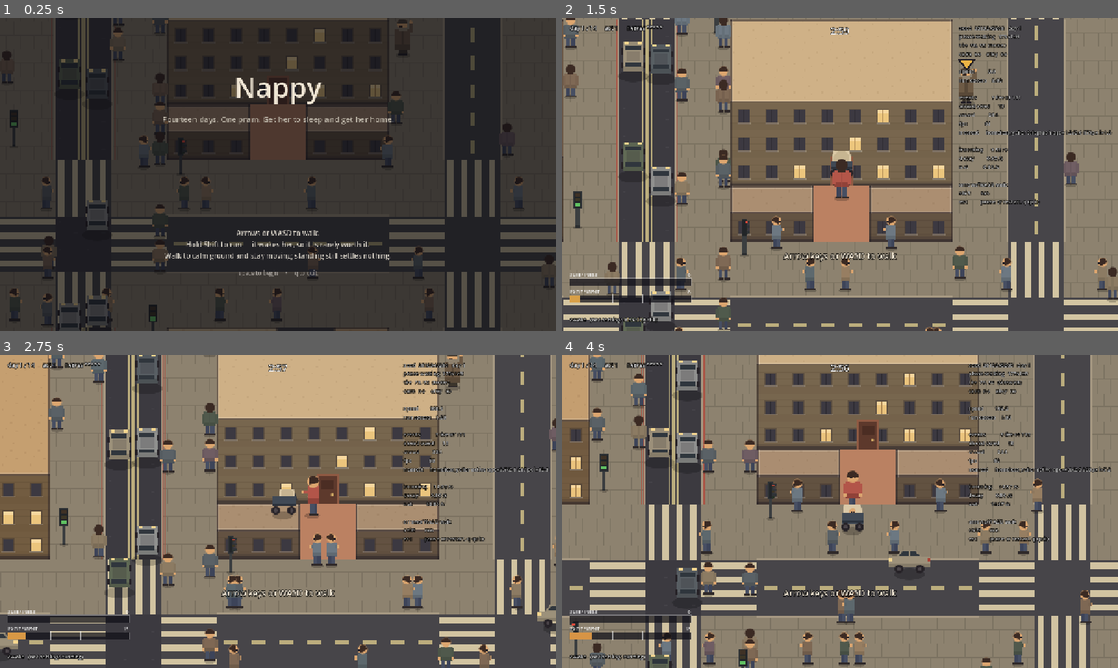
Above: before the commit, frames 1-4 (two rows, left to right).
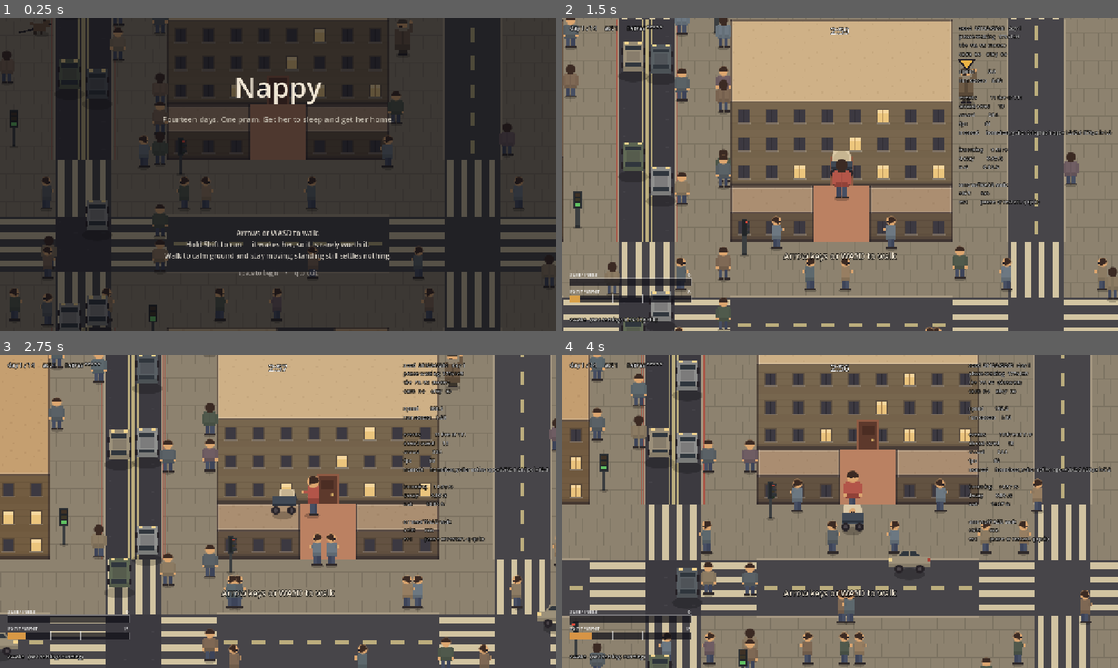
Above: after the commit, the same moments.

Repository: JosuaKrause/nappy
Game: Godot game, scene res://scenes/main.tscn
The game is run twice, just before and just after one commit, with the same random seed, the same clock (stepped at 60 frames per second) and the same inputs.
Inputs (mouse positions are in pixels of both pictures, inside the frame that each line leads up to):
- Up to frame 1 (0.25 s): no input
- Up to frame 2 (1.5 s): tap Enter (ui_accept) at 0.5, 0.77 s; move the mouse to (812, 237) at 0.52 s; hold Up (move_up) 0.53-1.25 s; hold Shift (run) 0.53-1.25 s; click (812, 237) at 0.67 s; drag from (1006, 221) to (812, 237) at 1.27 s
- Up to frame 3 (2.75 s): move the mouse to (111, 464) at 2.02 s; hold Left (move_left) from 2.03 s (still down); hold Shift (run) from 2.03 s (still down)
- Up to frame 4 (4 s): release Left (move_left) at 2.75 s; release Shift (run) at 2.75 s; drag from (867, 511) to (673, 464) at 2.77 s; move the mouse to (756, 433) at 3.52 s; hold Down (move_down) from 3.53 s (still down); hold Shift (run) from 3.53 s (still down); tap R at 3.6 s; tap Enter (ui_accept) at 3.77 s

The runs differ from the first frame. In frame 1, less than 0.1% of the frame differs, in the area x 3-10%, y 0-6%; in frame 2, less than 0.1%; in frame 3, less than 0.1%; in frame 4, less than 0.1%, in the area x 78-85%, y 24-27%.

Commit message:
Don't place events near calm she has not used, instead of deleting them
"Why are 7-9 unvisited calm areas spoiled? Just don't place events
there!"

The whole framing was a repair. _ensure_one_usable_park planned the day
in full and then deleted whatever had landed on the calm -- and it
returned early as soon as any one area came out clean, so playtest 14's
rule ("every calm area she has not used this act stays clean, not just
one of them") only ran on the days the older rule had already failed.
Measured over 64 planned days: the early return fires on 25-75% of them,
and on a raw day 6.4 to 7.6 of the seven-to-nine unvisited areas are
spoiled. The real promise was "one of the nine is clean and you cannot
tell which", which is the complaint that produced the rule.

Four ways to price the repair were measured and offered, and all four
were the wrong question. _calm_to_leave_alone refuses the ground instead:
the calm of every area she has not settled in this act is denied to
_place_one, checked against the candidate's whole field and path rather
than its tile, before the spacing rules because it is about the ground
rather than about what is already on it and because it cannot bend.

Better on both axes, which is why the options were worth throwing away.
Every unvisited area is clean on 64 days of 64, and the density went up
rather than down -- day 1 118.4 to 124.6 placed, day 14 204.9 to 223.4 --
because the budget is no longer spent on events that were about to be
deleted.

What stays: _ensure_one_usable_park, for the one case placement cannot
answer (she has settled in every area there is, so nothing was
protected), and the two exemptions that keep a park contested rather than
sterile -- an ambient playground and a scar, neither of which goes
through _place_one at all.

And a test that holds the new rule over a whole run rather than a list of
days, because the used set only exists as a run: it grows through an act,
empties at the boundary, and the day after it empties is the day the rule
protects the most ground. Nothing asserted this before --
_test_one_park_stays_usable asks whether *some* area survived, which one
lucky area out of nine satisfied for fourteen milestones.

Co-Authored-By: Claude Opus 5 <noreply@anthropic.com>
Claude-Session: https://claude.ai/code/session_01AwbNffy8r23NtrP7ZaSkFS

Diff:
--- a/src/events/event_scheduler.gd
+++ b/src/events/event_scheduler.gd
@@ -144,12 +144,15 @@
 	# exactly one day and a cache with a shorter life than its invalidation rule is a bug waiting.
 	var ground := {}
 
+	# The calm she has not used yet, which nothing today may be placed near. See `_calm_to_leave_alone`.
+	var leave_alone := _calm_to_leave_alone(map, used_calm)
+
 	planned.append_array(_place_ambient(day, map))
 	planned.append_array(_place_scars(day, scars))
-	_place_scripted(day, _stream(base, 1), map, planned, ground)
-	_place_one_shots(day, _stream(base, 2), map, consumed_one_shots, planned, ground)
+	_place_scripted(day, _stream(base, 1), map, planned, ground, leave_alone)
+	_place_one_shots(day, _stream(base, 2), map, consumed_one_shots, planned, ground, leave_alone)
 	_spoil_the_parks_she_used(day, _stream(base, 3), map, planned, used_calm)
-	_fill_with_recurring(day, base, map, planned, ground)
+	_fill_with_recurring(day, base, map, planned, ground, leave_alone)
 	_ensure_the_run_is_taught(day, planned)
 
 	_ensure_one_usable_park(map, planned, used_calm)
@@ -431,14 +434,15 @@
 	return planned
 
 static func _place_scripted(day: int, rng: RandomNumberGenerator, map: CityMap,
-		planned: Array[Planned], ground := {}) -> void:
+		planned: Array[Planned], ground := {}, leave_alone: Array[Rect2] = []) -> void:
 	for def in EventCatalogue.of_kind(GameEnums.EventKind.SCRIPTED, day):
-		var placement := _place_one(def, rng, map, planned, ground)
+		var placement := _place_one(def, rng, map, planned, ground, leave_alone)
 		if placement:
 			planned.append(placement)
 
 static func _place_one_shots(day: int, rng: RandomNumberGenerator, map: CityMap,
-		consumed: Array[String], planned: Array[Planned], ground := {}) -> void:
+		consumed: Array[String], planned: Array[Planned], ground := {},
+		leave_alone: Array[Rect2] = []) -> void:
 	for def in EventCatalogue.of_kind(GameEnums.EventKind.ONE_SHOT, day):
 		if def.id in consumed:
 			continue
@@ -454,7 +458,7 @@
 			Telemetry.note("roll", "one-shot %s: %.2f > %.2f — not today"
 					% [def.id, roll, threshold])
 			continue
-		var placement := _place_one(def, rng, map, planned, ground)
+		var placement := _place_one(def, rng, map, planned, ground, leave_alone)
 		if not placement:
 			# The roll passed and the city had nowhere to put it, so the one-shot is *not*
 			# consumed and will be rolled for again tomorrow. Worth a line of its own: from
@@ -477,7 +481,7 @@
 ## run's own history has changed the ground: a scar still displaces the events it actually stands
 ## on, and every other event is where it was yesterday.
 static func _fill_with_recurring(day: int, base: int, map: CityMap,
-		planned: Array[Planned], ground := {}) -> void:
+		planned: Array[Planned], ground := {}, leave_alone: Array[Rect2] = []) -> void:
 	var eligible := EventCatalogue.of_kind(GameEnums.EventKind.RECURRING, day)
 	if eligible.is_empty():
 		return
@@ -497,7 +501,7 @@
 			break
 		var rng := _stream(base, FILL_SALT + attempt)
 		var def := _pick_weighted(affordable, rng)
-		var placement := _place_one(def, rng, map, planned, ground)
+		var placement := _place_one(def, rng, map, planned, ground, leave_alone)
 		if not placement:
 			continue
 		planned.append(placement)
@@ -530,7 +534,7 @@
 ## The fallback is the roomiest candidate offered rather than nothing, because a scripted event
 ## has to happen: on a map with fifty events on it the honest answer is the best spot left.
 static func _place_one(def: EventDef, rng: RandomNumberGenerator, map: CityMap,
-		already: Array[Planned] = [], ground := {}) -> Planned:
+		already: Array[Planned] = [], ground := {}, leave_alone: Array[Rect2] = []) -> Planned:
 	# An `AHEAD_OF_PLAYER` event is budgeted here and sited by `EventDirector` while the player
 	# walks. Costing it here rather than giving the director its own allowance is deliberate:
 	# the cat competes with the café tables and the roadworks for the same day, so making the
@@ -548,6 +552,10 @@
 		var tile: Vector2i = open_candidates[rng.randi_range(0, open_candidates.size() - 1)]
 		var candidate := _build_placement(def, map, tile, rng)
 		if not candidate:
+			continue
+		# Before the spacing, because this one is about the *ground* rather than about what is
+		# already on it, and because it can never bend.
+		if _reaches_any(candidate, leave_alone):
 			continue
 		var room := _room_around(candidate, already)
 		if room == INF:
@@ -805,8 +813,50 @@
 
 # ---------------------------------------------------------------- park rules ---
 
+## The calm ground nothing may be placed near today: every calm area she has not settled in this
+## act. *(2026-08-31: "why are 7-9 unvisited calm areas spoiled? Just don't place events there!")*
+##
+## **This is a placement rule, and it used to be a repair.** `_ensure_one_usable_park` below plans
+## the whole day and then deletes whatever landed on the calm — which spends budget on events the
+## player never sees, makes the day's density depend on how many happened to land badly, and only
+## ran at all on the days its own early return did not fire. Measured over 64 planned days before
+## this existed: **6.4 to 7.6 of the seven-to-nine unvisited calm areas were spoiled on a raw day**,
+## and the strip was throwing away twelve to eighteen events to fix it. Refusing the ground costs
+## nothing and the events go somewhere else instead, which is the same argument `CLAUDE.md` makes
+## about closures — *checked before they are accepted, not repaired afterwards.*
+##
+## The two exemptions are the ones `_ensure_one_usable_park` already had, and they are what keeps a
+## park **contested** rather than sterile: an `AMBIENT` event is a permanent feature of the map (a
+## playground makes a park contested and leaves the far side calm), and a scar is something that
+## already burnt. Neither is placed through `_place_one`, so neither is affected by this at all —
+## which is the reason it goes here rather than in `_ground_for`.
+##
+## And the areas she *has* used are deliberately not in the list: `_spoil_the_parks_she_used` is
+## aimed at exactly those, and this rule would otherwise cancel it.
+static func _calm_to_leave_alone(map: CityMap, used_calm: Array[Vector2i]) -> Array[Rect2]:
+	var leave_alone: Array[Rect2] = []
+	for block in map.calm_blocks:
+		if not used_calm.has(block):
+			leave_alone.append(map.tile_rect_to_world(_calm_rect(map, block)))
+	return leave_alone
+
+## Whether a candidate's field would reach any of them.
+static func _reaches_any(candidate: Planned, rects: Array[Rect2]) -> bool:
+	for rect in rects:
+		if _reaches_rect(candidate, rect):
+			return true
+	return false
+
 ## docs/CITY.md: at least one calm zone stays usable every day, or the day has no safe
 ## ground and the player has no move. Whichever one is least disturbed keeps its quiet.
+##
+## **It is the last line rather than the rule, and since 2026-08-31 it usually finds nothing to
+## do.** What keeps an *unvisited* area clean is `_calm_to_leave_alone`, at placement; this runs
+## afterwards and asks the one question placement cannot answer — has the day ended up with no
+## clean calm ground anywhere, which can only happen once she has settled in every area there is.
+## Two independent mechanisms rather than one, for the reason M50 gives for keeping a reachability
+## check under the corridor: the day a placement rule stops holding is the day a run becomes
+## unwinnable, and nothing else would say so.
 ##
 ## Since M14 this is the difference between a hard day and an impossible one, and since M15
 ## the set of calm zones is whatever the arcs have left — a requisitioned park is not a
@@ -860,21 +910,19 @@
 	# The player's arithmetic is the argument and it is right. `MIN_CALM_BLOCKS` is derived as an
 	# act's worth of days **plus one** on the assumption that the only thing which burns an area is
 	# *going* to it — which is what `_spoil_the_parks_she_used` does, deliberately, so that she
-	# cannot go back to the same bench every day. This rule protected exactly **one** area, and
-	# nothing stopped ordinary placement dropping a busker or a market stall into any of the rest:
-	# so an area she had never seen could be spoiled by chance, the pool fell below the derivation,
-	# and the act ran out a day early through no decision she made and with nothing saying so.
+	# cannot go back to the same bench every day.
 	#
-	# Making the guarantee match the derivation costs the catalogue less than it looks. A calm area
-	# is a small part of the map, `_something_to_put_in_a_park` is already a narrow pool, and what
-	# is stripped here was never going to be met by a player who was heading somewhere quiet.
+	# **Since 2026-08-31 that rule is enforced at placement instead** — see `_calm_to_leave_alone`,
+	# and *"just don't place events there"* — so by the time this runs there is normally nothing to
+	# strip. What is left here is the case that placement cannot answer: **she has been to all of
+	# them**, so nothing was protected, and the day could otherwise have no clean ground on it at
+	# all. A winnable day outranks a fresh decision, so the least disturbed area is cleared and the
+	# rest stand.
 	var untouched: Array[Vector2i] = []
 	for block in map.calm_blocks:
 		if not used_calm.has(block):
 			untouched.append(block)
 
-	# If she has been to all of them, a winnable day still outranks a fresh decision: protect the
-	# least disturbed one and let the rest stand.
 	if untouched.is_empty():
 		var least: Vector2i = map.calm_blocks[0]
 		for block in map.calm_blocks:
--- a/tests/test_events.gd
+++ b/tests/test_events.gd
@@ -26,6 +26,7 @@
 	_test_scheduler_respects_placement_and_caps(t)
 	_test_one_shots_fire_once_per_run(t)
 	_test_one_park_stays_usable(t)
+	_test_calm_she_has_not_used_is_left_alone(t)
 	_test_successors_resolve(t)
 	_test_burning_building_is_never_scheduled(t)
 	_test_fire_truck_is_a_day_three_one_shot(t)
@@ -854,6 +855,56 @@
 				clean += 1
 		t.check(clean >= 1, "day %d leaves at least one park unspoiled" % day)
 
+## **Nothing is placed near calm she has not used this act.** *(2026-08-31: "why are 7-9 unvisited
+## calm areas spoiled? Just don't place events there!")*
+##
+## The stronger half of the rule above, and the one that is easy to lose: `_test_one_park_stays_usable`
+## asks whether *some* area survived the day, which was satisfied for fourteen milestones by one
+## area out of nine coming up clean by luck. This asks whether **every** area she has not settled in
+## is untouched, which is the guarantee playtest 14's arithmetic is stated over — `MIN_CALM_BLOCKS`
+## is an act's worth of days plus one on the assumption that only *going* to an area burns it.
+##
+## Walked over a whole run rather than over a list of days, because the used set is what the rule is
+## stated against and it only exists as a run: it grows through an act, empties at the boundary, and
+## the day after it empties is the day the rule protects the most ground. The exemptions are named
+## rather than inferred — an `AMBIENT` event is a permanent feature of the map and a scar already
+## burnt, and both are why a park can still be *contested*.
+func _test_calm_she_has_not_used_is_left_alone(t) -> void:
+	for run_seed in [4242, 90210, 1234567]:
+		var map := CityGenerator.generate(run_seed)
+		var used_this_act: Array[Vector2i] = []
+		var act := 0
+		var consumed: Array[String] = []
+		for day in range(1, 15):
+			if Tuning.act_for_day(day) != act:
+				act = Tuning.act_for_day(day)
+				used_this_act = []
+			var planned := EventScheduler.build_day(day, _rng(day), map, consumed, [],
+					used_this_act)
+			for block in map.calm_blocks:
+				if used_this_act.has(block):
+					continue
+				var lot := map.tile_rect_to_world(_calm_rect(map, block))
+				for plan in planned:
+					if plan.def.kind == GameEnums.EventKind.AMBIENT or not plan.is_placed():
+						continue
+					if plan.permanent:
+						continue
+					t.check(not _reaches(plan, lot),
+							"seed %d day %d: %s is not near the unused calm at %s"
+							% [run_seed, day, plan.def.id, block])
+			used_this_act.append(_quietest_calm_block(map, planned))
+
+## Whether a plan's field reaches a rect — mirrors `EventScheduler._reaches_rect`.
+func _reaches(plan, rect: Rect2) -> bool:
+	var grown := rect.grow(plan.def.outer_radius)
+	if grown.has_point(plan.position):
+		return true
+	for point in plan.path:
+		if grown.has_point(point):
+			return true
+	return false
+
 ## The calm ground of a calm block — mirrors `EventScheduler._calm_rect`, which is the
 ## definition the guarantee is actually written over.
 func _calm_rect(map: CityMap, block: Vector2i) -> Rect2i:
Not shown, changed: docs/EVENTS.md
Not shown, changed: docs/TODO.md
